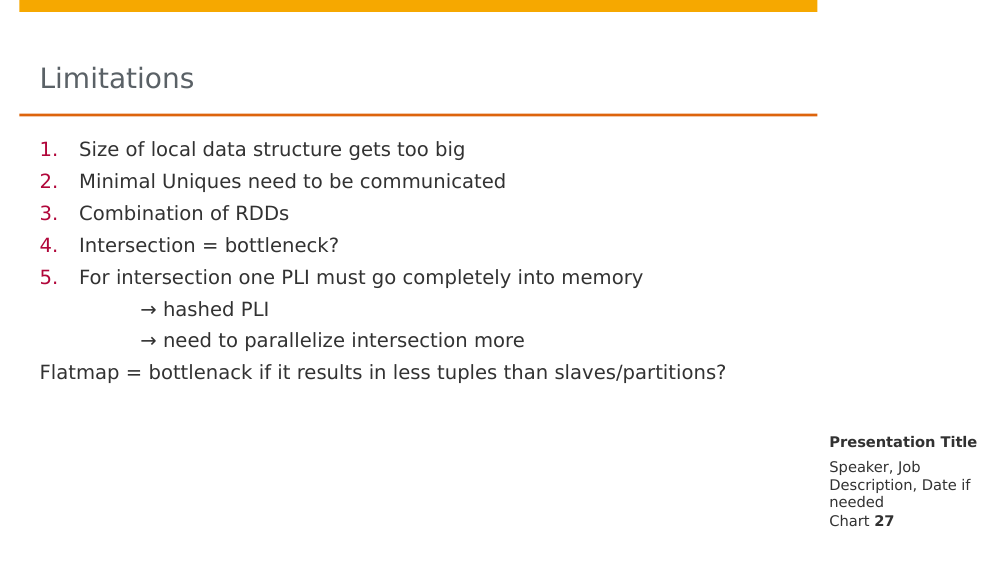
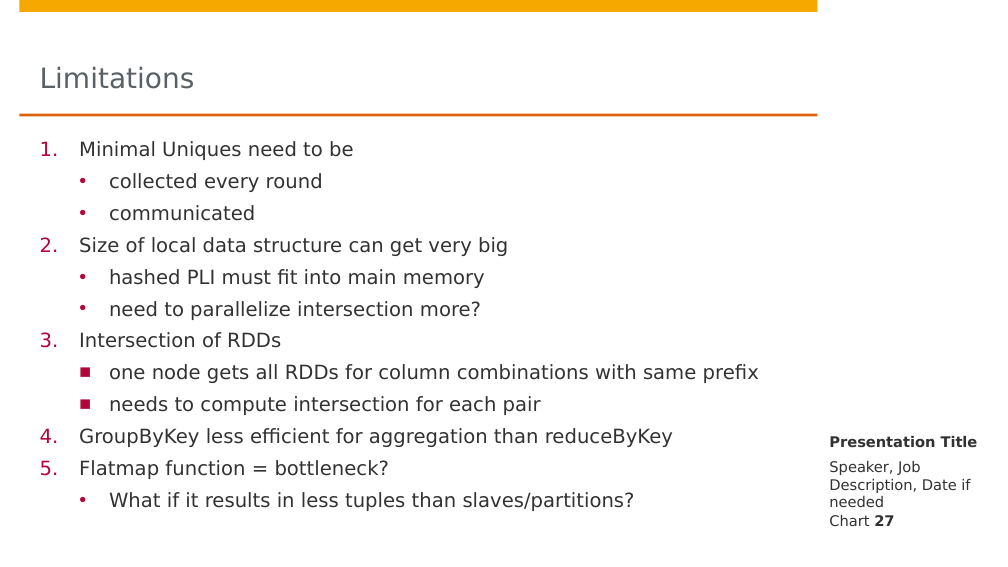
Before and after one commit to DBDA15/data-profiling, a slide deck: slide 27 of presentation.pptx. Drawn at 1008x567 pixels with LibreOffice and Linux fonts; fonts in the diff are those of the drawing; background and template pictures are left out. Boxes give left, top, right and bottom in pixels: in the first picture for what was removed or moved away, otherwise in the second. Text is boxed around its words. In the diff, an @@ line names an element or a change of style, - is before the commit and + after.

```diff
--- a/presentation.pptx
+++ b/presentation.pptx
@@ text at box(79, 141, 759, 511): text changed @@
-1. Size of local data structure gets too big
-2. Minimal Uniques need to be communicated
-3. Combination of RDDs
-4. Intersection = bottleneck?
-5. For intersection one PLI must go completely into memory
-→ hashed PLI
-→ need to parallelize intersection more
-Flatmap = bottlenack if it results in less tuples than slaves/partitions?
+1. Minimal Uniques need to be
+  • collected every round
+  • communicated
+2. Size of local data structure can get very big
+  • hashed PLI must fit into main memory
+  • need to parallelize intersection more?
+3. Intersection of RDDs
+  ■ one node gets all RDDs for column combinations with same prefix
+  ■ needs to compute intersection for each pair
+4. GroupByKey less efficient for aggregation than reduceByKey
+5. Flatmap function = bottleneck?
+  • What if it results in less tuples than slaves/partitions?
```
Also in this commit, not shown: 1 other slide changed, 3 slides added.
